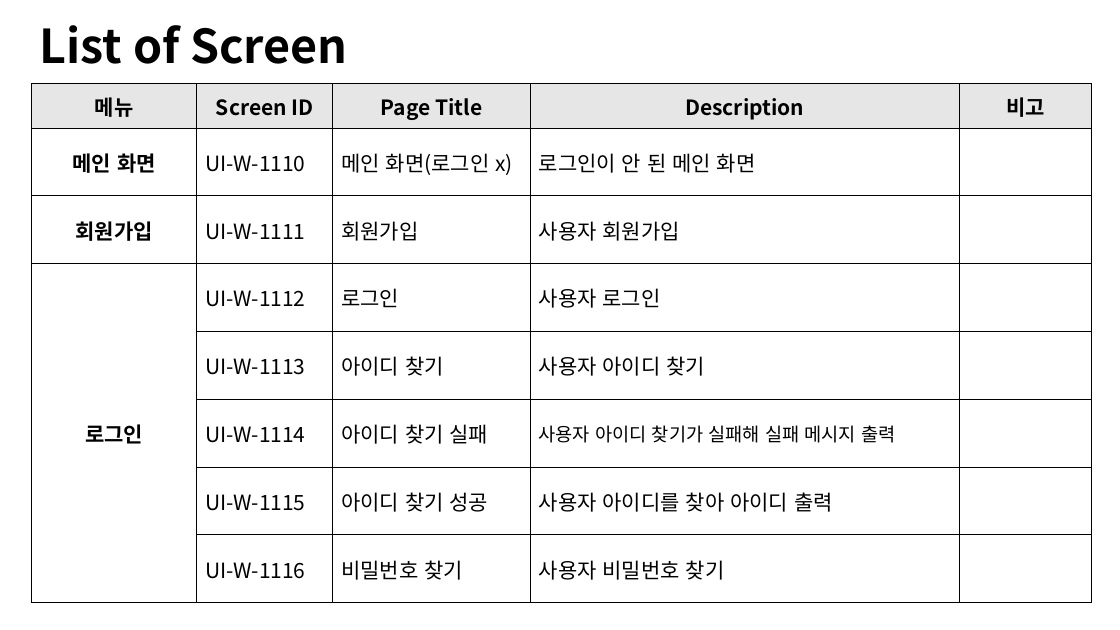
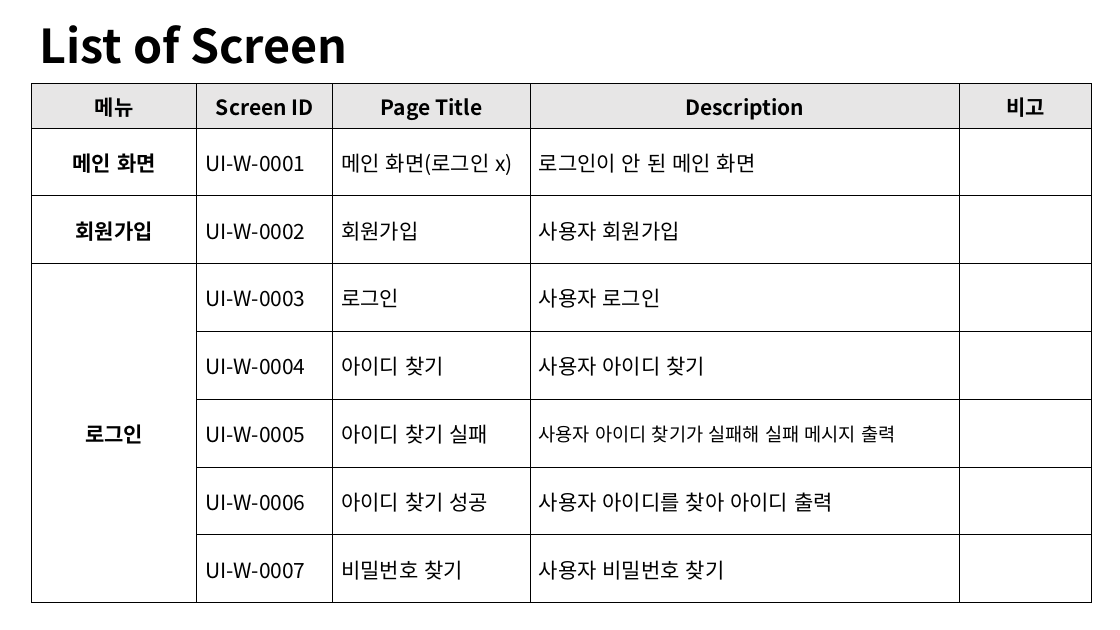
Before and after one commit to Shimcoding/AnywhereBnb, a slide deck: slide 7 of 제주관광비앤비_프로젝트.pptx. Drawn at 1120x630 pixels with LibreOffice and Linux fonts; fonts in the diff are those of the drawing. Boxes give left, top, right and bottom in pixels: in the first picture for what was removed or moved away, otherwise in the second. Text is boxed around its words. In the diff, an @@ line names an element or a change of style, - is before the commit and + after.

```diff
--- a/제주관광비앤비_프로젝트.pptx
+++ b/제주관광비앤비_프로젝트.pptx
@@ table at <box>32,84,1092,603</box> @@
-row 2, column 2: UI-W-1110
+row 2, column 2: UI-W-0001
-row 3, column 2: UI-W-1111
+row 3, column 2: UI-W-0002
-row 4, column 2: UI-W-1112
+row 4, column 2: UI-W-0003
-row 5, column 2: UI-W-1113
+row 5, column 2: UI-W-0004
-row 6, column 2: UI-W-1114
+row 6, column 2: UI-W-0005
-row 7, column 2: UI-W-1115
+row 7, column 2: UI-W-0006
-row 8, column 2: UI-W-1116
+row 8, column 2: UI-W-0007
```
Also in this commit, not shown: 5 other slides changed, 4 other files.
